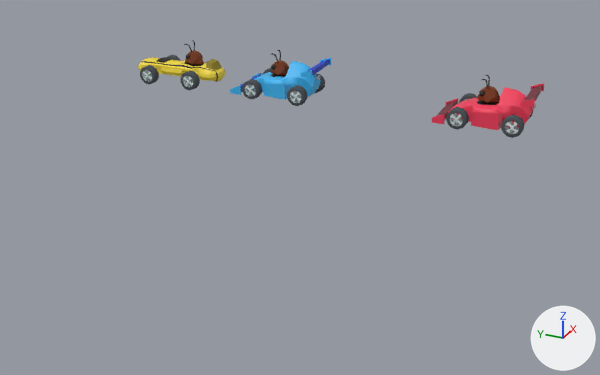
Two versions of the Blender file art/racecars_with_ant_head.blend, one commit apart.
Rendered twice from a 50 mm lens placed at (-3.06, -1.58, 1.11), pointed at (-0.92, -0.62, 0.05). The axes (+X, +Y, +Z) are drawn at lower right. The lights are the same throughout.

The first picture shows 'formula_blue', 'formula_red', 'formula_yellow'.
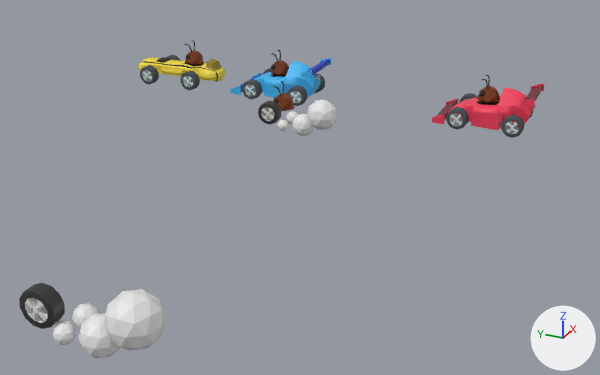
What differs and where, as boxes [x1, y1, x2, y2] in the pictures (600 x 375 px):
'smoke_particle.015', added: after [103, 289, 167, 351]
'wheel_fancy.001', added: after [19, 283, 65, 329]
'smoke_particle.014', added: after [78, 313, 121, 358]
'smoke_particle.007', added: after [307, 100, 337, 130]
'wheel_fancy', added: after [258, 101, 281, 125]
'smoke_particle.012', added: after [53, 323, 76, 345]
'smoke_particle.013', added: after [72, 303, 99, 328]
'smoke_particle.006', added: after [292, 114, 314, 136]
'ant_head', added: after [273, 81, 295, 111]
'smoke_particle.005', added: after [286, 111, 298, 124]
'smoke_particle.004', added: after [277, 120, 288, 131]

Diff of the bpy script that builds the scene:
```diff
--- a/art/racecars_with_ant_head.blend.py
+++ b/art/racecars_with_ant_head.blend.py
@@ ob_smoke_particle_015 @@
+ob_smoke_particle_015 = bpy.data.objects.new('smoke_particle.015', me_icosphere_015)  # an icosphere of 80 faces spanning x -0.0205..0.0205, y -0.0216..0.0216, z -0.0216..0.0216
+ob_smoke_particle_015.location = (-2.056, -0.817, 0.3)
+ob_smoke_particle_015.scale = (2.52, 2.52, 2.52)
@@ ob_smoke_particle_014 @@
+ob_smoke_particle_014 = bpy.data.objects.new('smoke_particle.014', me_icosphere_015.copy())
+ob_smoke_particle_014.location = (-2.071, -0.752, 0.258)
+ob_smoke_particle_014.scale = (1.89, 1.89, 1.89)
@@ ob_smoke_particle_013 @@
+ob_smoke_particle_013 = bpy.data.objects.new('smoke_particle.013', me_icosphere_015.copy())
+ob_smoke_particle_013.location = (-2.045, -0.698, 0.268)
+ob_smoke_particle_013.scale = (1.13, 1.13, 1.13)
@@ ob_smoke_particle_012 @@
+ob_smoke_particle_012 = bpy.data.objects.new('smoke_particle.012', me_icosphere_015.copy())
+ob_smoke_particle_012.location = (-2.084, -0.679, 0.25)
+ob_smoke_particle_012.scale = (0.944, 0.944, 0.944)
@@ ob_wheel_fancy_001 @@
+ob_wheel_fancy_001 = bpy.data.objects.new('wheel_fancy.001', me_cylinder_001)  # 112 vertices, 89 faces; spans x -0.142..0.0, y -0.317..0.317, z -0.317..0.317; in mat_palette256_007 (picture img_palette256_png_008); modifiers EDGE_SPLIT, MIRROR
+ob_wheel_fancy_001.location = (-2.067, -0.619, 0.283)
+ob_wheel_fancy_001.scale = (0.125, 0.125, 0.125)
@@ ob_smoke_particle_007 @@
+ob_smoke_particle_007 = bpy.data.objects.new('smoke_particle.007', me_icosphere_015.copy())
+ob_smoke_particle_007.location = (-0.519, -0.524, 0.138)
+ob_smoke_particle_007.scale = (2.52, 2.52, 2.52)
@@ ob_smoke_particle_006 @@
+ob_smoke_particle_006 = bpy.data.objects.new('smoke_particle.006', me_icosphere_015.copy())
+ob_smoke_particle_006.location = (-0.535, -0.459, 0.096)
+ob_smoke_particle_006.scale = (1.89, 1.89, 1.89)
@@ ob_smoke_particle_005 @@
+ob_smoke_particle_005 = bpy.data.objects.new('smoke_particle.005', me_icosphere_015.copy())
+ob_smoke_particle_005.location = (-0.508, -0.406, 0.106)
+ob_smoke_particle_005.scale = (1.13, 1.13, 1.13)
@@ ob_smoke_particle_004 @@
+ob_smoke_particle_004 = bpy.data.objects.new('smoke_particle.004', me_icosphere_015.copy())
+ob_smoke_particle_004.location = (-0.548, -0.386, 0.088)
+ob_smoke_particle_004.scale = (0.944, 0.944, 0.944)
@@ ob_wheel_fancy @@
+ob_wheel_fancy = bpy.data.objects.new('wheel_fancy', me_cylinder_001.copy())  # modifiers EDGE_SPLIT, MIRROR
+ob_wheel_fancy.location = (-0.53, -0.326, 0.121)
+ob_wheel_fancy.scale = (0.125, 0.125, 0.125)
@@ ob_ant_head @@
+ob_ant_head = bpy.data.objects.new('ant_head', me_cube_011)  # 94 vertices, 126 faces; spans x 0.0..0.0346, y -0.0368..0.0493, z 0.064..0.1693; in mat_palette256_006 (picture img_palette256_png_007); modifiers MIRROR, EDGE_SPLIT
+ob_ant_head.location = (-0.399, -0.325, 0.02)
```
